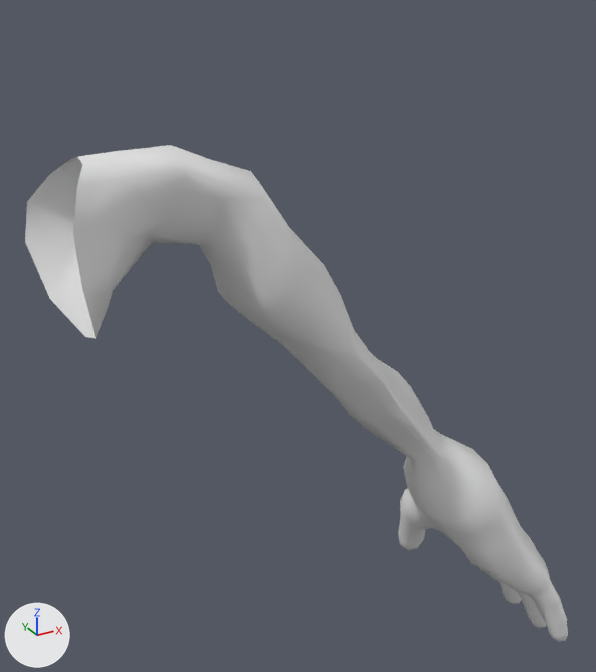
Before and after pictures for a commit that changed the FBX model Assets/Content/3Dmodels/Bodies/Humans/Males/Strong/3Dmodel_Body_Human_Male_Strong_ArmRight.fbx.
The view is the same before and after, from a camera (50 mm lens) standing at (0.032, -0.599, 1.561) and looking at (0.386, 0.046, 1.239). Arrows for +X, +Y and +Z are at lower left; the lights stay in place. The older version comes first. Both versions are drawn at full value of the shape key 'BlendShape_Sleeves_Default' of 'Body_Human_Male_Strong_ArmRight'; the numbers are the values there.

In view in the first picture: 'Body_Human_Male_Strong_ArmRight'.
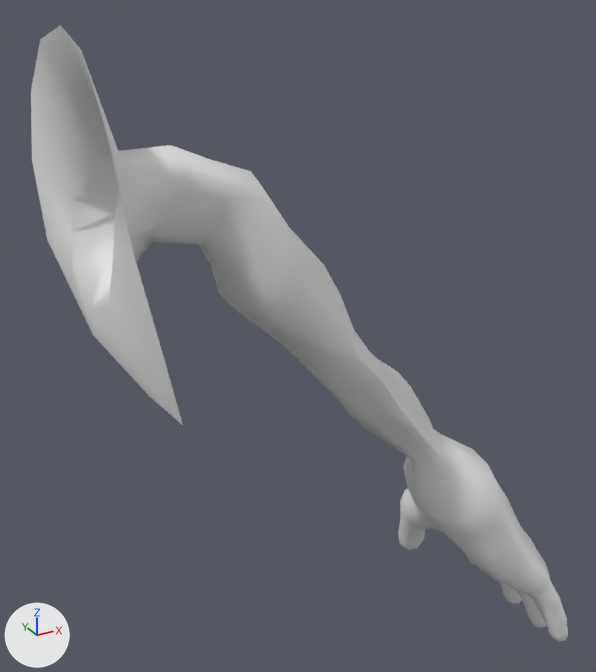
Where the change shows, as pixel boxes (x1, y1, x2, y2) in the pictures (596 x 672 px; the box of a moved part takes in the faces that stretch with it):
```json
{"object": "Body_Human_Male_Strong_ArmRight", "change": "reshaped", "before": [25, 145, 568, 642], "after": [31, 25, 568, 642], "on screen": "24% taller"}
{"part": 1, "of": "me_body_human_male_strong_armright", "change": "moved or reshaped", "before": [25, 151, 122, 339], "after": [31, 25, 183, 425]}
```

The change, as JSON lines over the scene's bpy script:
```json
{"block": "me_body_human_male_strong_armright", "where": "# used by ob_body_human_male_strong_armright; location = (0.0, 0.0, 0.0); rotation_euler = (0.0, 0.0, 3.142), in degrees (0, 0, 180)"}
{"op": "remove", "block": "me_body_human_male_strong_armright", "code": "me_body_human_male_strong_armright.from_pydata(...)  # 765 vertices, 790 faces; spans x -0.683..-0.144, y -0.111..0.108, z 0.829..1.445"}
{"op": "add", "block": "me_body_human_male_strong_armright", "code": "me_body_human_male_strong_armright.from_pydata(...)  # 765 vertices, 790 faces; spans x -0.683..-0.17, y -0.135..0.133, z 0.829..1.53"}
{"block": "me_body_human_male_strong_armright", "change": "me_body_human_male_strong_armright part 1"}
{"op": "set", "path": "me_body_human_male_strong_armright.vertices[737].co", "old": "(-0.161, 0.049, 1.36)", "new": "(-0.189, 0.133, 1.334)", "note": "pixel (82, 287) -> pixel (163, 356)"}
{"op": "set", "path": "me_body_human_male_strong_armright.vertices[738].co", "old": "(-0.178, 0.009, 1.442)", "new": "(-0.175, 0.012, 1.53)", "note": "pixel (77, 156) -> pixel (60, 24)"}
{"op": "set", "path": "me_body_human_male_strong_armright.vertices[739].co", "old": "(-0.169, 0.036, 1.427)", "new": "(-0.171, 0.112, 1.473)", "note": "pixel (76, 186) -> pixel (107, 135)"}
{"op": "set", "path": "me_body_human_male_strong_armright.vertices[743].co", "old": "(-0.17, 0.04, 1.315)", "new": "(-0.216, 0.085, 1.252)", "note": "pixel (95, 338) -> pixel (182, 425)"}
{"op": "set", "path": "me_body_human_male_strong_armright.vertices[745].co", "old": "(-0.178, 0.022, 1.439)", "new": "(-0.174, 0.063, 1.518)", "note": "pixel (82, 164) -> pixel (81, 49)"}
{"op": "set", "path": "me_body_human_male_strong_armright.vertices[752].co", "old": "(-0.144, -0.048, 1.369)", "new": "(-0.178, -0.133, 1.343)", "note": "pixel (24, 241) -> pixel (47, 239)"}
{"op": "set", "path": "me_body_human_male_strong_armright.vertices[753].co", "old": "(-0.149, -0.045, 1.401)", "new": "(-0.174, -0.135, 1.414)", "note": "pixel (27, 201) -> pixel (31, 159)"}
{"op": "set", "path": "me_body_human_male_strong_armright.vertices[754].co", "old": "(-0.166, -0.026, 1.425)", "new": "(-0.174, -0.1, 1.475)", "note": "pixel (50, 172) -> pixel (30, 91)"}
{"op": "set", "path": "me_body_human_male_strong_armright.vertices[758].co", "old": "(-0.152, -0.019, 1.33)", "new": "(-0.194, -0.068, 1.272)", "note": "pixel (49, 298) -> pixel (92, 334)"}
{"op": "set", "path": "me_body_human_male_strong_armright.vertices[759].co", "old": "(-0.178, -0.008, 1.438)", "new": "(-0.173, -0.044, 1.517)", "note": "pixel (71, 158) -> pixel (40, 39)"}
{"op": "set", "path": "me_body_human_male_strong_armright.vertices[763].co", "old": "(-0.168, 0.014, 1.307)", "new": "(-0.217, 0.006, 1.239)", "note": "pixel (85, 337) -> pixel (149, 396)"}
{"op": "set", "path": "me_body_human_male_strong_armright.vertices[764].co", "old": "(-0.16, 0.046, 1.397)", "new": "(-0.175, 0.133, 1.407)", "note": "pixel (73, 234) -> pixel (133, 253)"}
```
